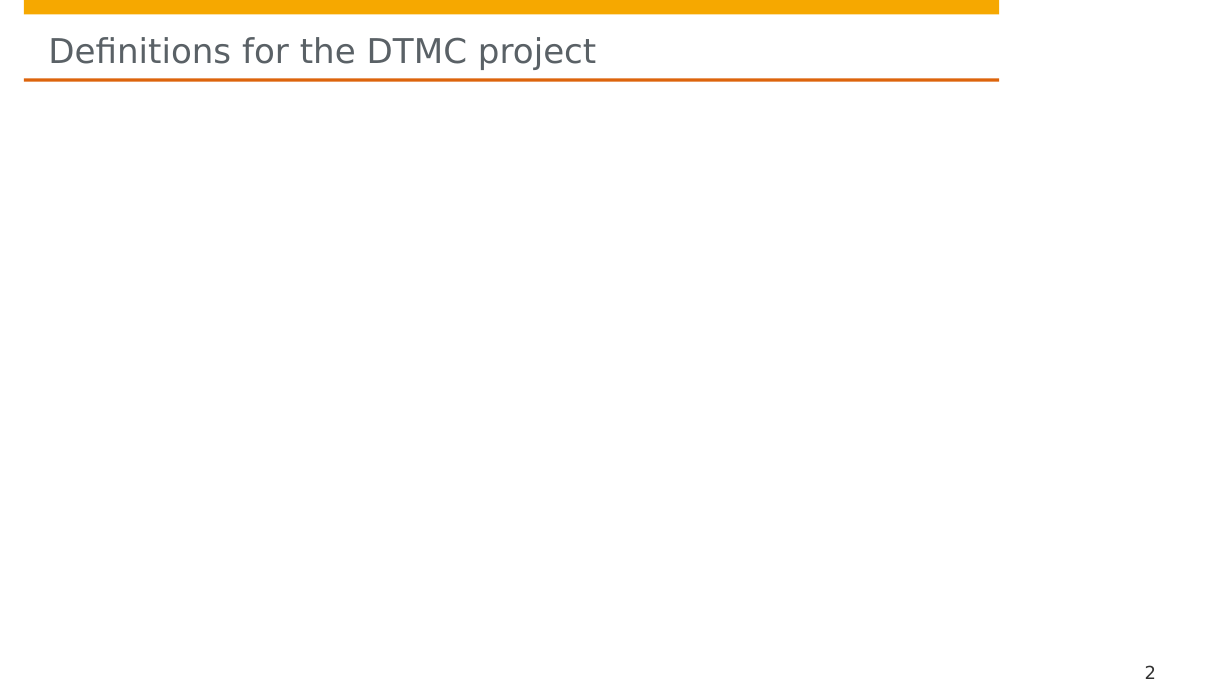
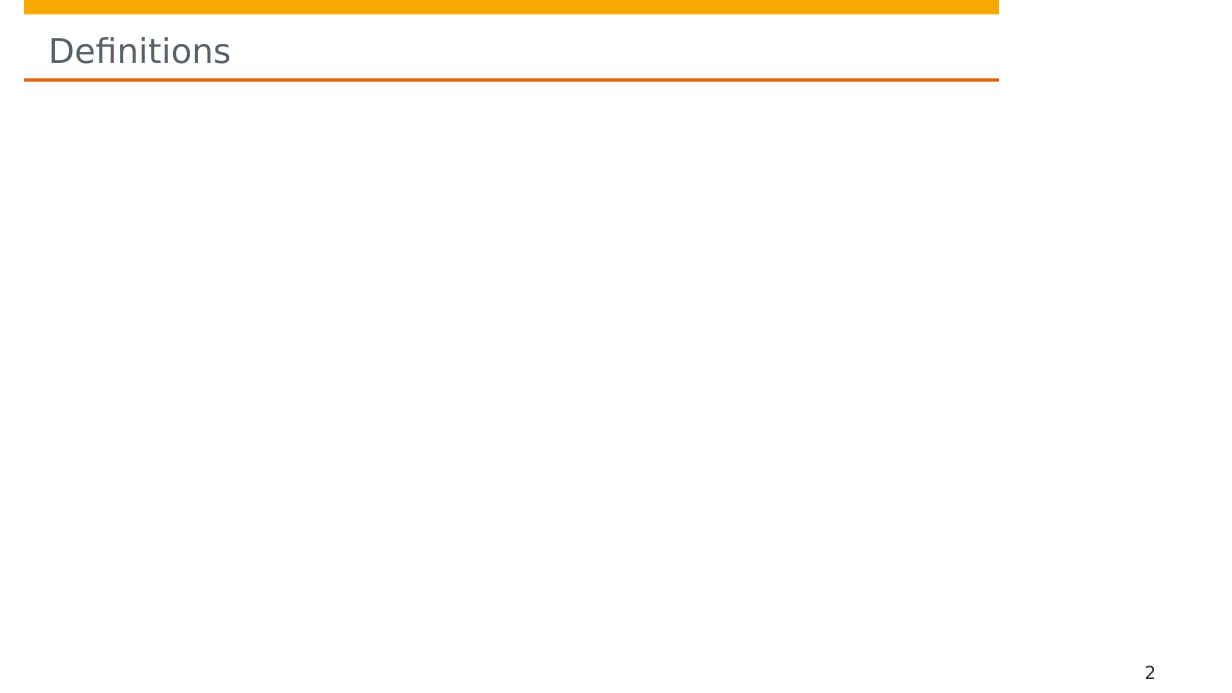
Before and after one commit to hpi-sam/Adversarial-Digital-Twins, a slide deck: slide 2 of slides/3.2 Event Masking Latent Models.pptx. Drawn at 1232x693 pixels with LibreOffice and Linux fonts; fonts in the diff are those of the drawing; grey boxes stand for pictures; background and template pictures are left out. Boxes give left, top, right and bottom in pixels: in the first picture for what was removed or moved away, otherwise in the second. Text is boxed around its words. In the diff, an @@ line names an element or a change of style, - is before the commit and + after.

Commit message:
updated slides

```diff
--- a/slides/3.2 Event Masking Latent Models.pptx
+++ b/slides/3.2 Event Masking Latent Models.pptx
@@ title at [48, 37, 231, 64]: text changed @@
-Definitions for the DTMC project
+Definitions
```
Also in this commit, not shown: 6 other files.
